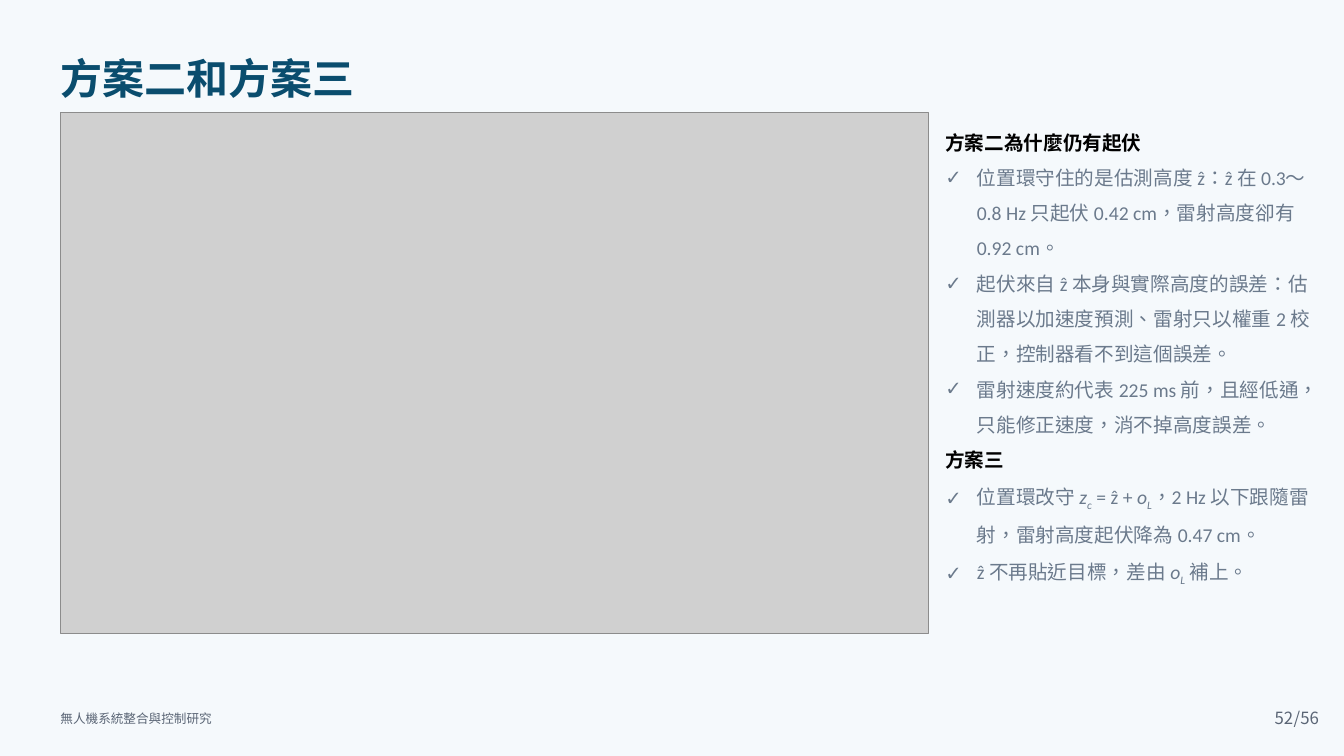
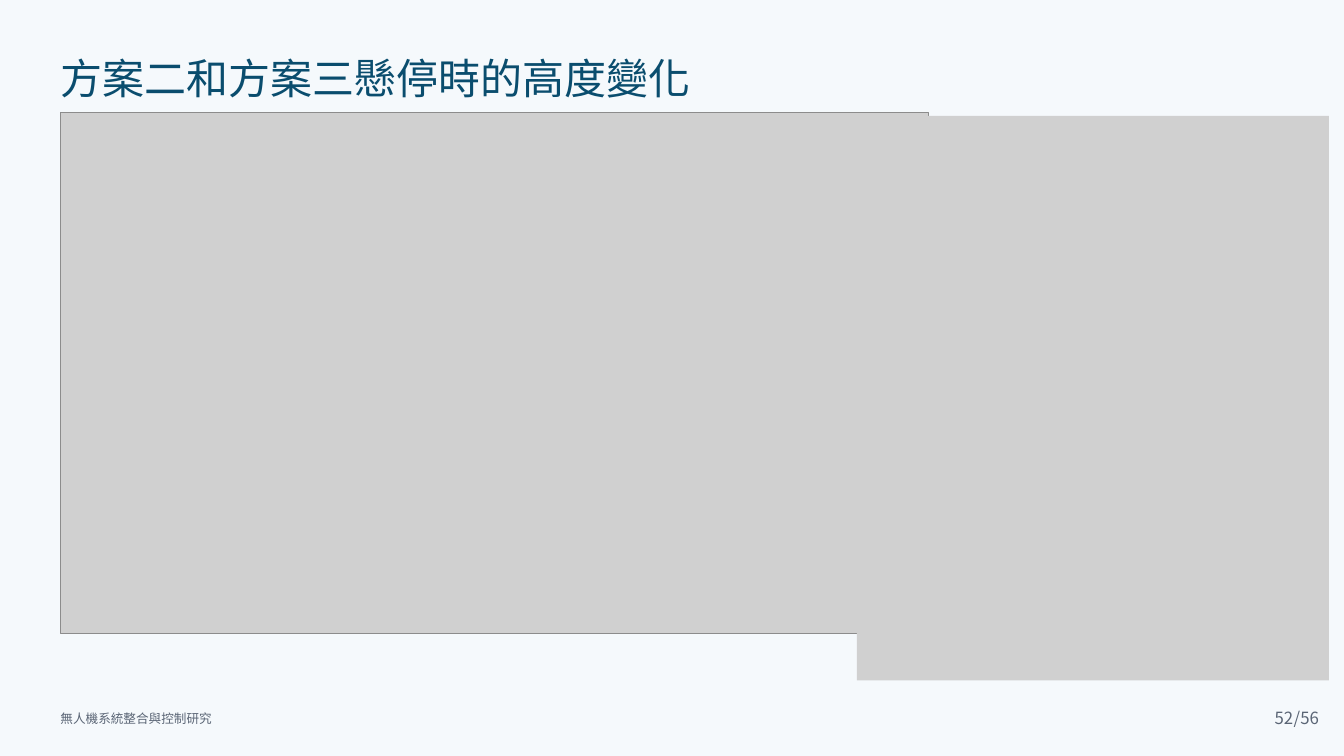
Before and after one commit to lingken1028/-, a slide deck: slide 52 of 無人機系統整合與控制研究_口試簡報 (2).pptx. Drawn at 1344x756 pixels with LibreOffice and Linux fonts; fonts in the diff are those of the drawing; grey boxes stand for pictures. Boxes give left, top, right and bottom in pixels: in the first picture for what was removed or moved away, otherwise in the second. Text is boxed around its words. In the diff, an @@ line names an element or a change of style, - is before the commit and + after.

```diff
--- a/無人機系統整合與控制研究_口試簡報 (2).pptx
+++ b/無人機系統整合與控制研究_口試簡報 (2).pptx
@@ text at <box>60,58,690,98</box>: text changed; bold off @@
-方案二和方案三
+方案二和方案三懸停時的高度變化
@@ picture added at <box>857,116,1329,681</box> @@
@@ text removed at <box>945,133,1318,581</box> @@
-方案二為什麼仍有起伏
-✓ 位置環守住的是估測高度 ẑ：ẑ 在 0.3～0.8 Hz 只起伏 0.42 cm，雷射高度卻有 0.92 cm。
-✓ 起伏來自 ẑ 本身與實際高度的誤差：估測器以加速度預測、雷射只以權重 2 校正，控制器看不到這個誤差。
-✓ 雷射速度約代表 225 ms 前，且經低通，只能修正速度，消不掉高度誤差。
-方案三
-✓ 位置環改守 zc = ẑ + oL，2 Hz 以下跟隨雷射，雷射高度起伏降為 0.47 cm。
-✓ ẑ 不再貼近目標，差由 oL 補上。
```
Also in this commit, not shown: 49 other slides changed.
